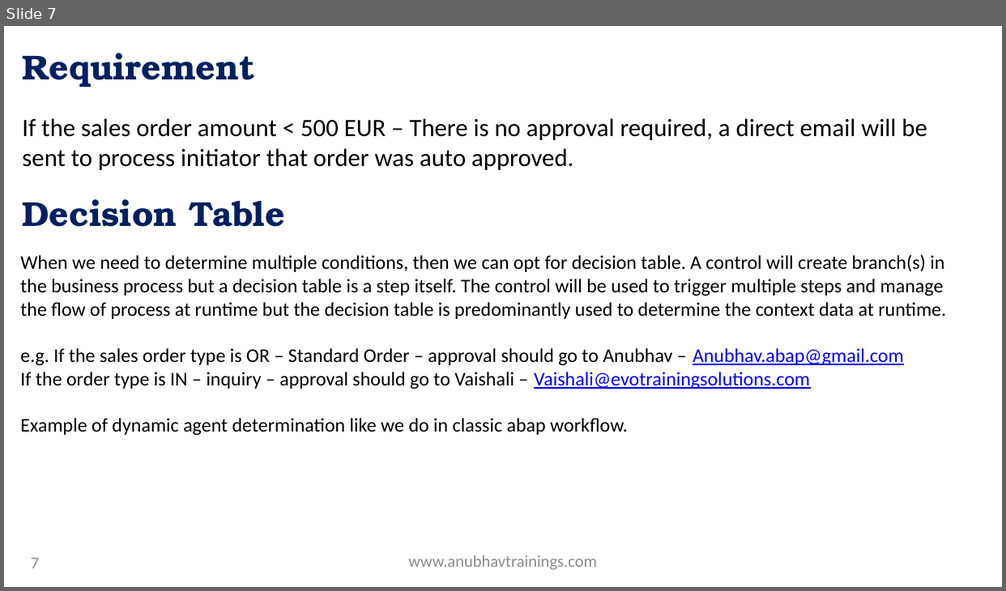
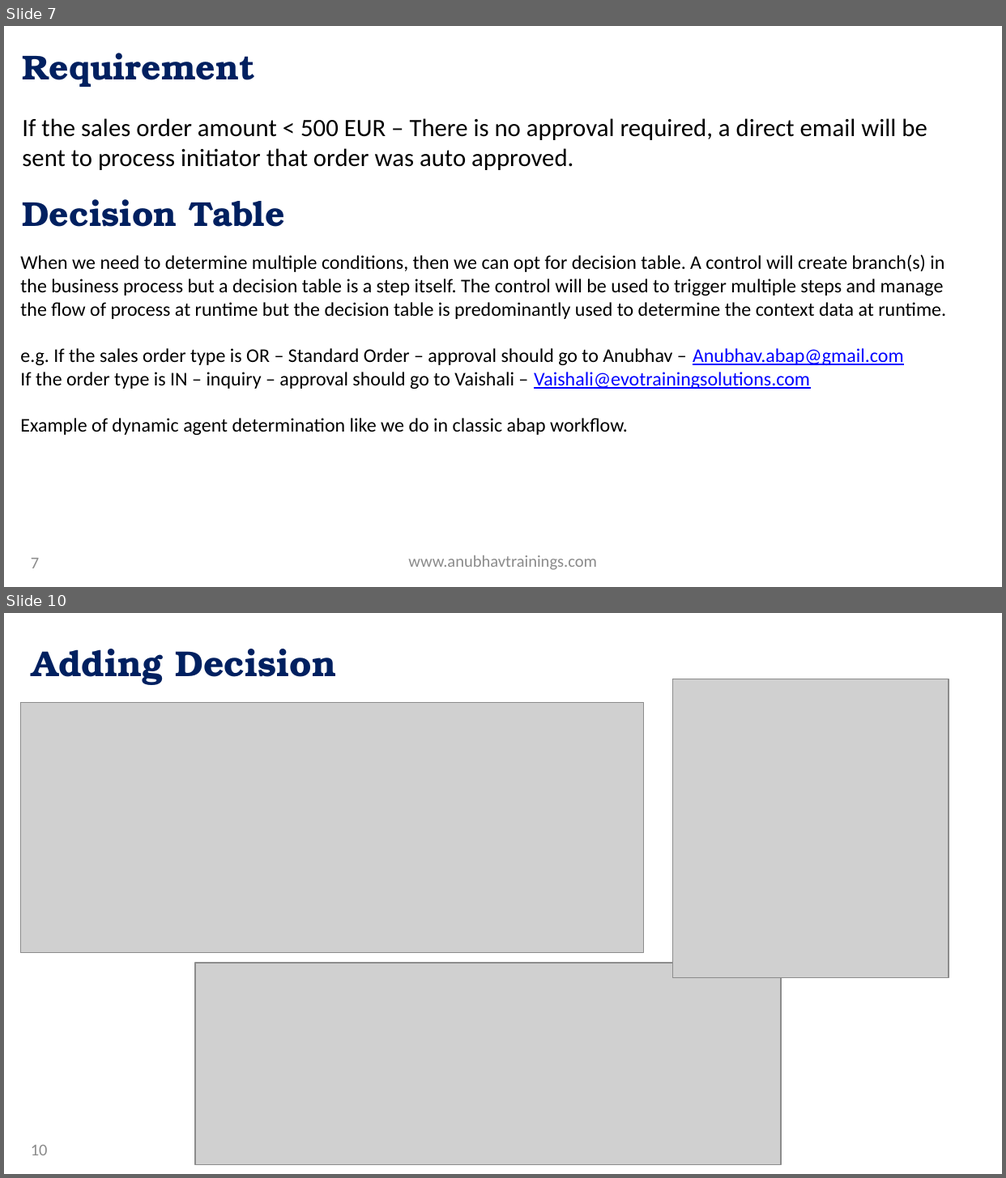
Before and after one commit to soyuztechnologies/SAP_Build_End_to_End, a slide deck: Day 7/SAP Build Training Day 7.pptx. Shown one above the other, each under a label of ours: slide 7 before the commit, slides 7 and 10 after it; the slides between them are not shown. The pictures are 1006x591 and 1006x1178 pixels, drawn with LibreOffice and Linux fonts; fonts in the diff are those of the drawing; grey boxes stand for pictures; background and template pictures are left out. Boxes give left, top, right and bottom in pixels: in the first picture for what was removed or moved away, otherwise in the second. Text is boxed around its words. In the diff, an @@ line names an element or a change of style, - is before the commit and + after.

```diff
--- a/Day 7/SAP Build Training Day 7.pptx
+++ b/Day 7/SAP Build Training Day 7.pptx
@@ slide 10 added at bbox=[4, 613, 1002, 1174], background picture (left out) @@
@@ title added at bbox=[32, 649, 336, 685], 26 pt, text gradient #002060 to #0070C0, bold @@
+Adding Decision
@@ picture added at bbox=[672, 679, 948, 978] @@
@@ picture added at bbox=[21, 703, 645, 953] @@
@@ picture added at bbox=[196, 963, 782, 1166] @@
@@ page number added at bbox=[31, 1145, 48, 1156], 12 pt, text #8C8C8C @@
+10
```
Also in this commit, not shown: 2 other slides added.
